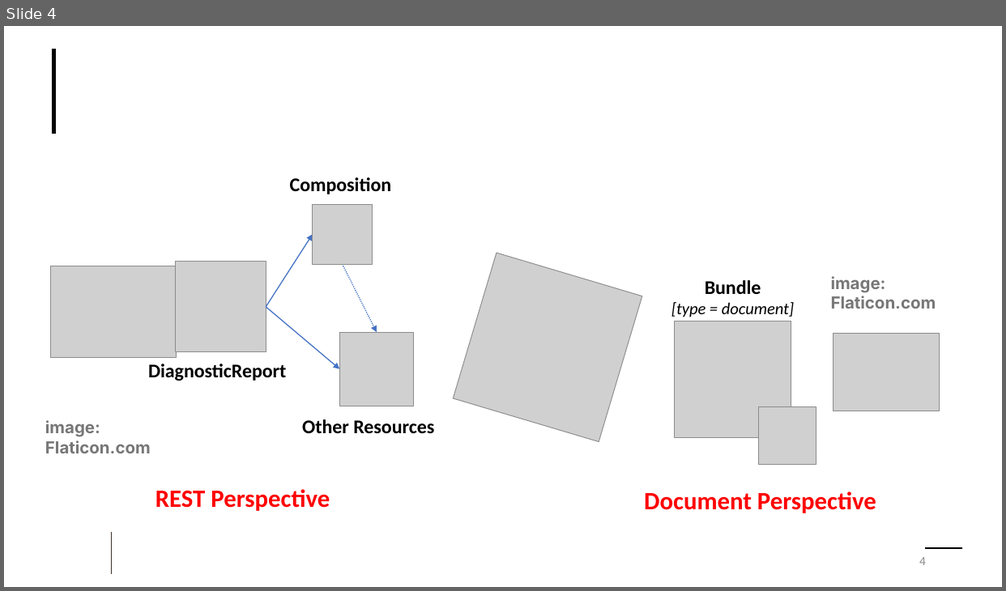
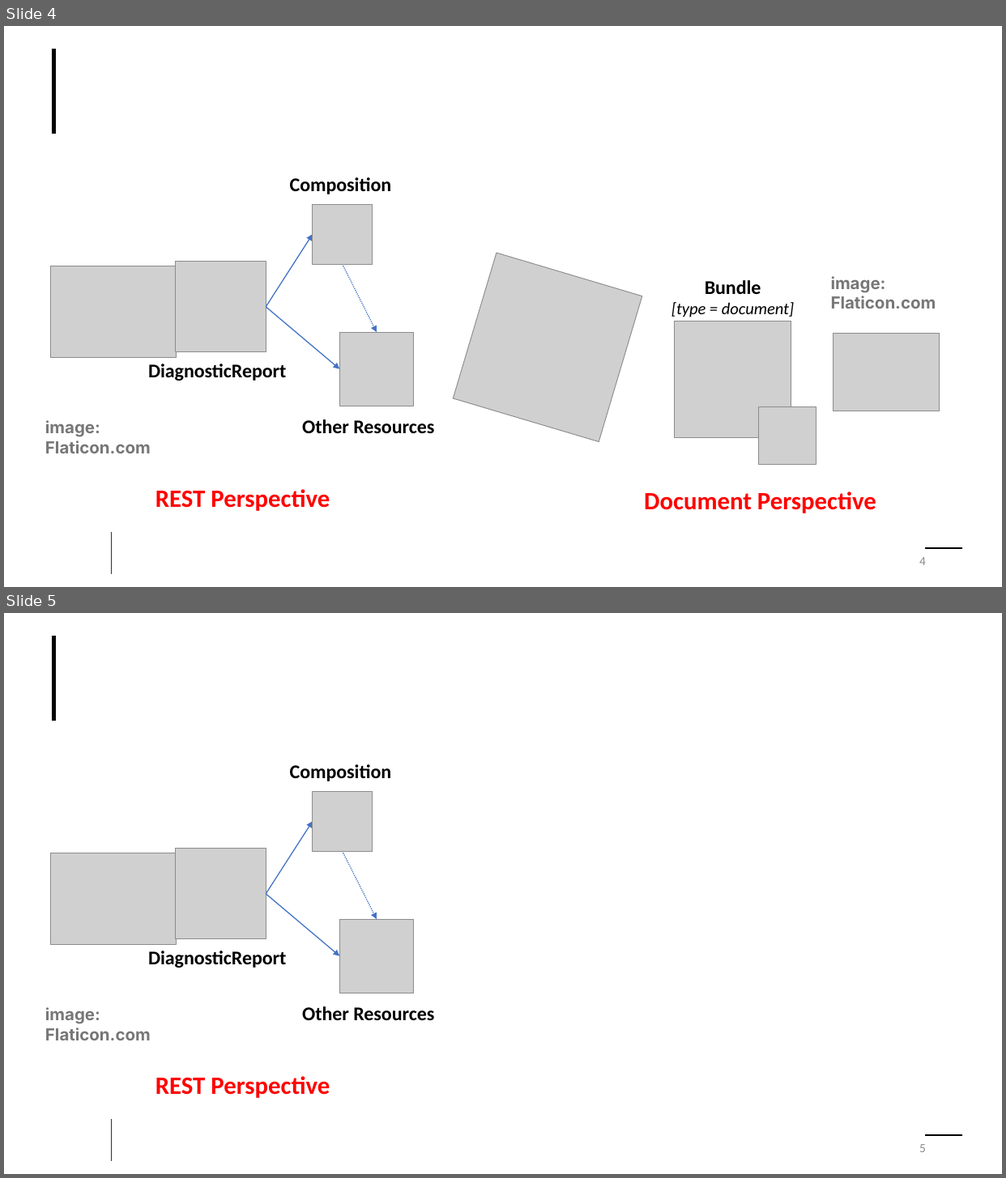
Before and after one commit to HL7/uv-lab-rep-ig, a slide deck: input/images-source/LabReportModel.pptx. Shown one above the other, each under a label of ours: slide 4 before the commit, slides 4 and 5 after it. The pictures are 1006x591 and 1006x1178 pixels, drawn with LibreOffice and Linux fonts; fonts in the diff are those of the drawing; grey boxes stand for pictures; background and template pictures are left out. Boxes give left, top, right and bottom in pixels: in the first picture for what was removed or moved away, otherwise in the second. Text is boxed around its words. In the diff, an @@ line names an element or a change of style, - is before the commit and + after.

```diff
--- a/input/images-source/LabReportModel.pptx
+++ b/input/images-source/LabReportModel.pptx
@@ slide 5 added at [4, 613, 1002, 1174], background #FFFFFF; not listed: 3 template elements that a slide beside it also shows @@
@@ text added at [290, 764, 392, 781], 18.7 pt, text #000000, bold @@
+Composition
@@ picture added at [313, 792, 373, 852] @@
@@ arrow added from (266, 894) to (313, 821), #4472C4 1 pt @@
@@ picture added at [50, 853, 177, 944] @@
@@ picture added at [176, 849, 266, 939] @@
@@ arrow added from (343, 851) to (377, 919), #4472C4 1 pt dashed @@
@@ arrow added from (266, 894) to (339, 956), #4472C4 1 pt @@
@@ picture added at [339, 919, 414, 994] @@
@@ text added at [148, 951, 286, 968], 18.7 pt, text #000000, bold @@
+DiagnosticReport
@@ text added at [45, 1007, 151, 1041], 16 pt, text #777777, bold @@
+image: Flaticon.com
@@ text added at [302, 1007, 434, 1020], 18.7 pt, text #000000, bold @@
+Other Resources
@@ text added at [155, 1076, 330, 1098], 24 pt, text #FF0000, bold @@
+REST Perspective
@@ page number added at [919, 1144, 926, 1152], 12 pt, text #8C8C8C @@
+5
```
Also in this commit, not shown: 2 other slides added, 3 slides removed, 6 other files.
